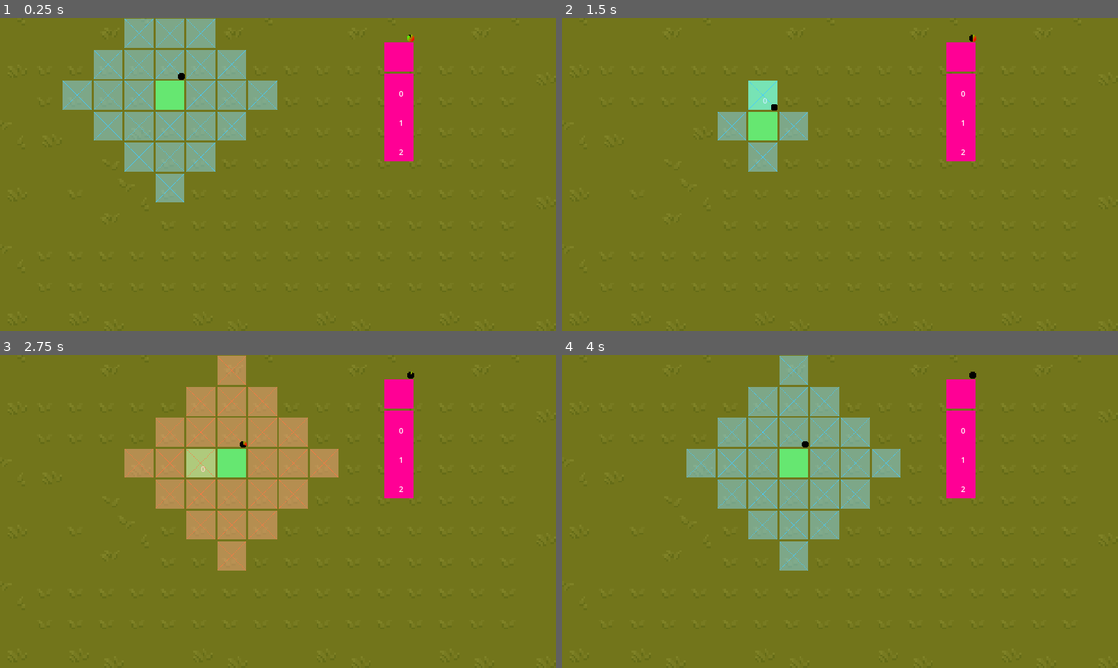
Above: before the commit, frames 1-4 (two rows, left to right).
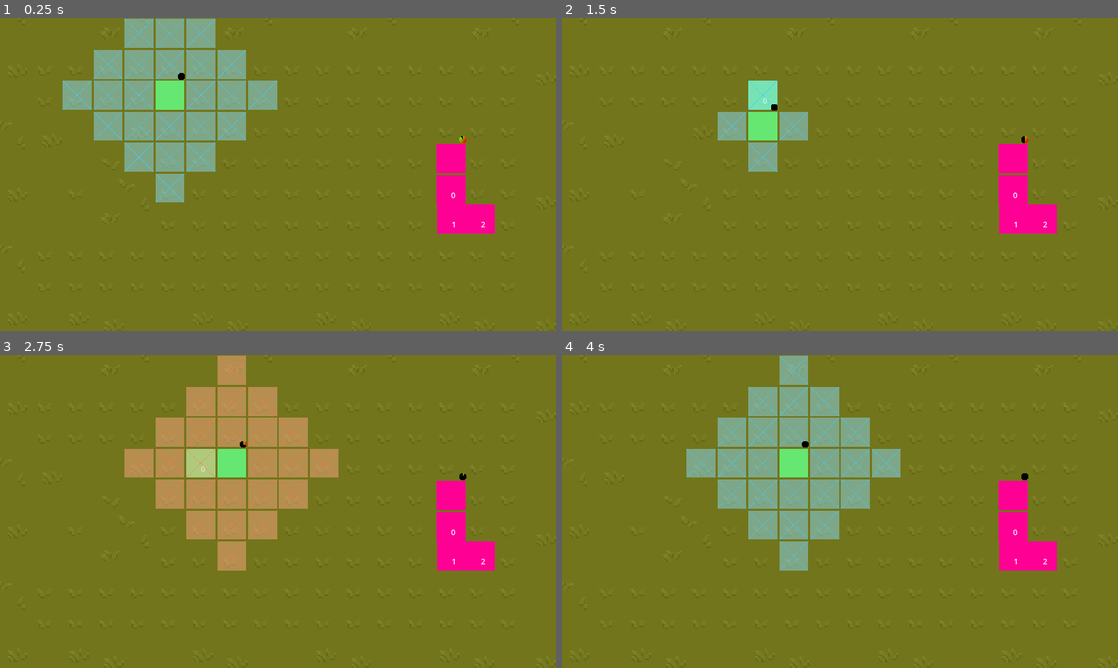
Above: after the commit, the same moments.

Repository: batgnome/MainGame
Game: Godot game, scene res://main.tscn
Two runs of this game, one before a commit and one after it. Both use one fixed random seed, a clock stepped at 60 frames per second and the inputs below.
Inputs (mouse positions are in pixels of both pictures, inside the frame that each line leads up to):
- Up to frame 1 (0.25 s): no input
- Up to frame 2 (1.5 s): tap Enter at 0.5 s; move the mouse to (734, 96) at 0.52 s; hold D (right) 0.53-1.28 s; hold L (del) 0.53-1.28 s; click (734, 96) at 0.67 s; tap Space at 1.25 s; move the mouse to (962, 55) at 1.27 s; hold S (down) from 1.28 s (still down); click (962, 55) at 1.35 s
- Up to frame 3 (2.75 s): tap Enter at 2 s; move the mouse to (400, 392) at 2.02 s; release S (down) at 2.03 s; hold D (right) from 2.03 s (still down); hold L (del) from 2.03 s (still down); click (400, 392) at 2.17 s
- Up to frame 4 (4 s): tap Space at 2.75 s; move the mouse to (812, 574) at 2.77 s; release D (right) at 2.78 s; release L (del) at 2.78 s; hold W (up) 2.78-3.53 s; click (812, 574) at 2.85 s; tap Enter at 3.5 s; move the mouse to (1006, 558) at 3.52 s; hold A (left) from 3.53 s (still down); hold L (del) from 3.53 s (still down)

The runs differ from the first frame. In frame 1, 4.0% of the frame differs, in the area x 69-89%, y 5-69%; in frame 2, 4.0%; in frame 3, 4.0%; in frame 4, 4.0%.

Commit message:
fix merge

Diff:
--- a/enemRune.tscn
+++ b/enemRune.tscn
@@ -3,7 +3,7 @@
 [ext_resource type="PackedScene" uid="uid://by716cwmuo2jl" path="res://rune.tscn" id="1_3d12r"]
 [ext_resource type="Script" path="res://enemRune.gd" id="2_4h7w5"]
 
-[node name="EnemyRune" instance=ExtResource("1_3d12r")]
+[node name="Rune" instance=ExtResource("1_3d12r")]
 script = ExtResource("2_4h7w5")
 
 [node name="EnemMoveSpeed" type="Timer" parent="." index="1"]
--- a/main.tscn
+++ b/main.tscn
@@ -5180,6 +5180,7 @@
 vertices = PackedVector2Array(8, 8, -8, 8, -8, -8, 8, -8)
 polygons = Array[PackedInt32Array]([PackedInt32Array(0, 1, 2, 3)])
 outlines = Array[PackedVector2Array]([PackedVector2Array(-8, -8, 8, -8, 8, 8, -8, 8)])
+source_geometry_group_name = &"navigation_polygon_source_group"
 
 [sub_resource type="TileSetAtlasSource" id="TileSetAtlasSource_ae5xv"]
 texture = ExtResource("1_rpftv")
@@ -6127,5 +6128,6 @@
 [node name="Rune" parent="." instance=ExtResource("7_01df4")]
 position = Vector2(352, 160)
 
-[node name="EnemyRune" parent="." instance=ExtResource("9_nnm0f")]
-position = Vector2(827, 390)
+[node name="Rune2" parent="." instance=ExtResource("9_nnm0f")]
+position = Vector2(1056, 480)
+motion_mode = 1
--- a/project.godot
+++ b/project.godot
@@ -12,7 +12,7 @@
 
 config/name="GameDemo"
 run/main_scene="res://main.tscn"
-config/features=PackedStringArray("4.1", "GL Compatibility")
+config/features=PackedStringArray("4.2", "GL Compatibility")
 config/icon="res://icon.svg"
 
 [display]
--- a/rune.tscn
+++ b/rune.tscn
@@ -10,7 +10,7 @@
 [sub_resource type="RectangleShape2D" id="RectangleShape2D_osmd1"]
 size = Vector2(60, 60)
 
-[node name="Rune2" type="CharacterBody2D"]
+[node name="Rune" type="CharacterBody2D"]
 collision_layer = 2
 collision_mask = 3
 script = ExtResource("1_xn8h7")
